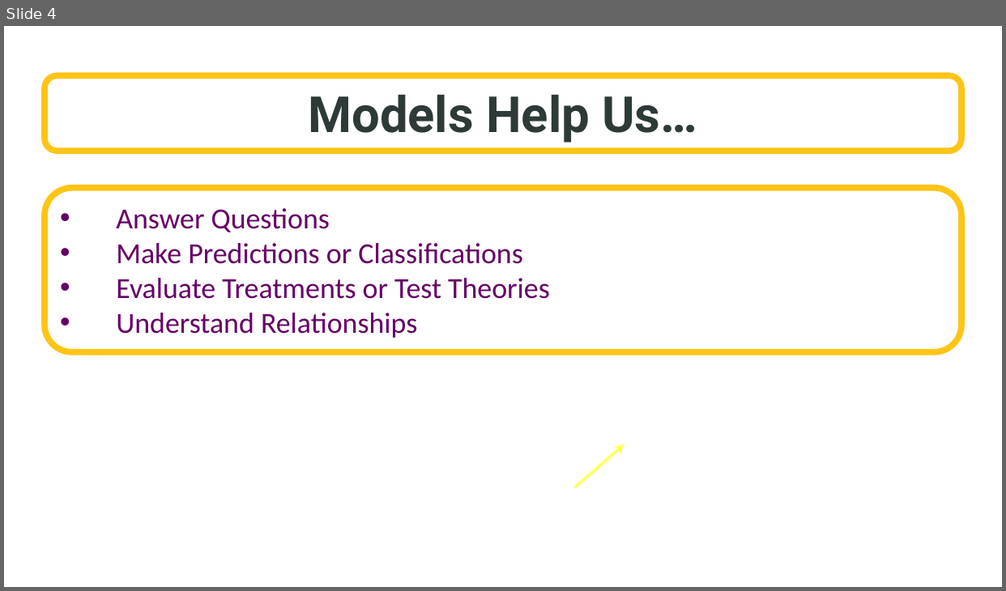
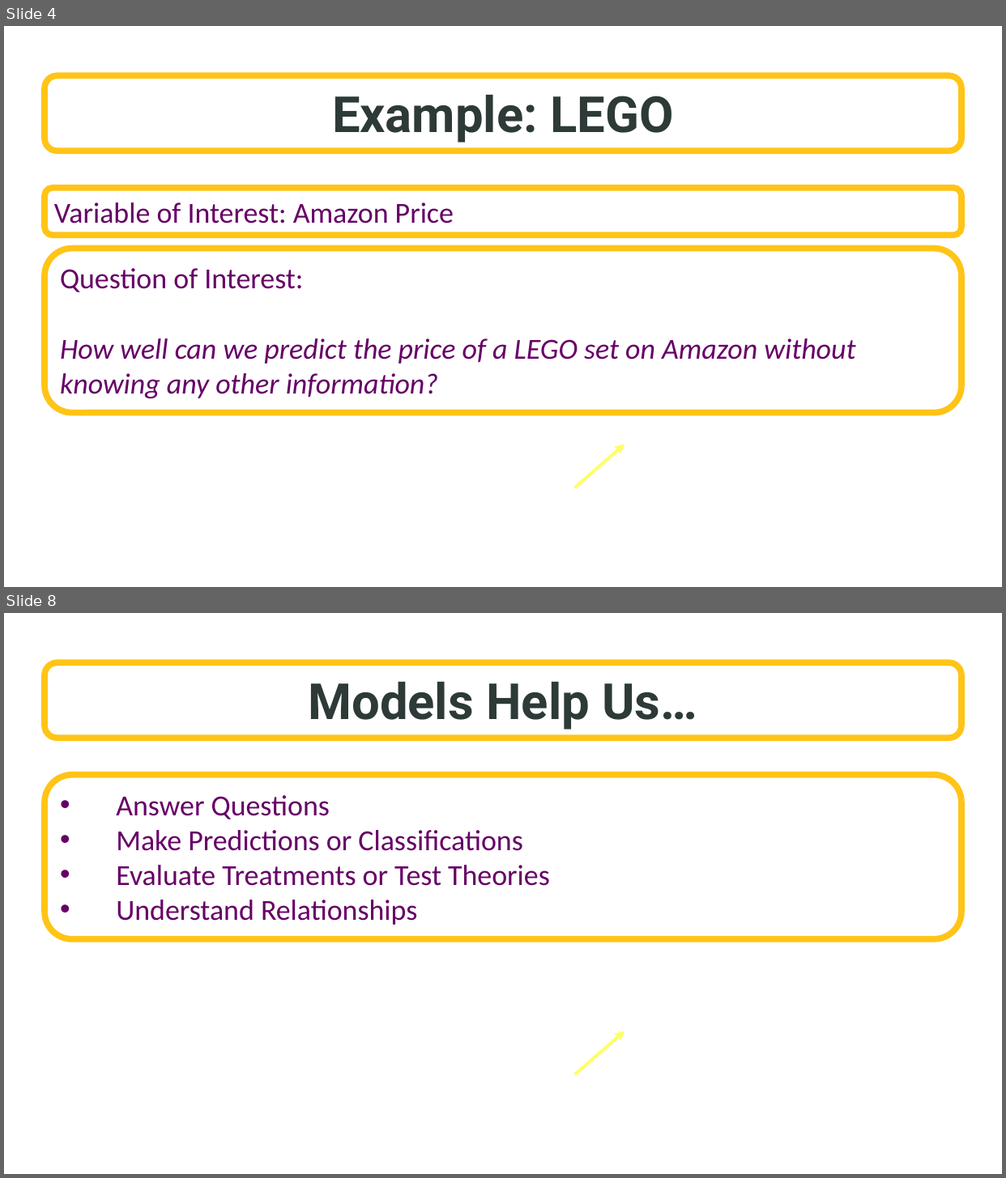
Before and after one commit to SuperMarioGiacomazzo/STOR455_WEBSITE, a slide deck: Lectures/2 - Four Step Process.pptx. Shown one above the other, each under a label of ours: slide 4 before the commit, slides 4 and 8 after it; the slides between them are not shown. The pictures are 1006x591 and 1006x1178 pixels, drawn with LibreOffice and Linux fonts; fonts in the diff are those of the drawing; background and template pictures are left out. Boxes give left, top, right and bottom in pixels: in the first picture for what was removed or moved away, otherwise in the second. Text is boxed around its words. In the diff, an @@ line names an element or a change of style, - is before the commit and + after.

```diff
--- a/Lectures/2 - Four Step Process.pptx
+++ b/Lectures/2 - Four Step Process.pptx
@@ slide 4 added at <box>4,26,1002,587</box>, background picture (left out) @@
@@ rounded rectangle added at <box>44,75,961,151</box>, fill #FFFFFF at 70% opacity, outline #FFC416 6 pt, 48 pt, text #2D3A37, bold @@
+Example: LEGO
@@ rounded rectangle added at <box>44,188,961,235</box>, fill #FFFFFF, outline #FFC416 6 pt, 28 pt, text #660066 @@
+Variable of Interest: Amazon Price
@@ rounded rectangle added at <box>44,248,961,413</box>, fill #FFFFFF, outline #FFC416 6 pt, 28 pt, text #660066, italic @@
+Question of Interest:
+How well can we predict the price of a LEGO set on Amazon without knowing any other information?
@@ arrow added from (574, 488) to (624, 445), #FFFF66 3 pt @@
@@ what was slide 4 is now slide 8 @@
```
Also in this commit, not shown: 1 slide changed, 4 other slides added, 2 slides removed, 18 other files.
